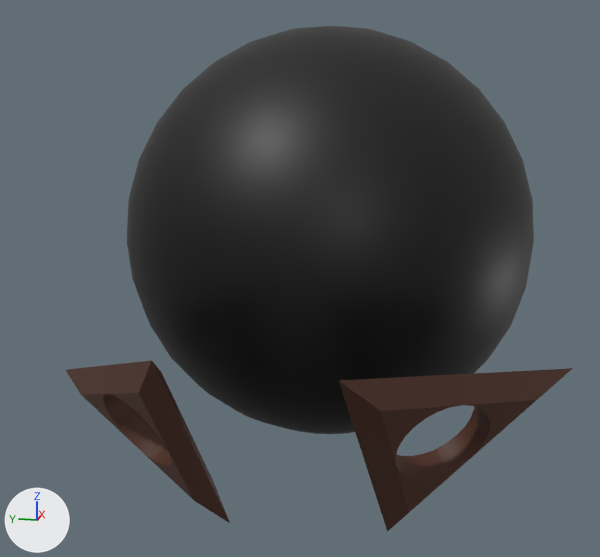
Renders of the Blender file Assets/Prefabs/Enemy/Drone/Drone0/Model/Drone0.blend from each side of a commit.
Before and after are seen from a 50 mm lens placed at (-4.08, -0.67, 0.77), pointed at (-0.27, 0.09, -0.18). The axes (+X, +Y, +Z) are drawn at lower left. The lights are the same throughout.

Names of what the first picture shows: '球', '羽A', '羽B'.
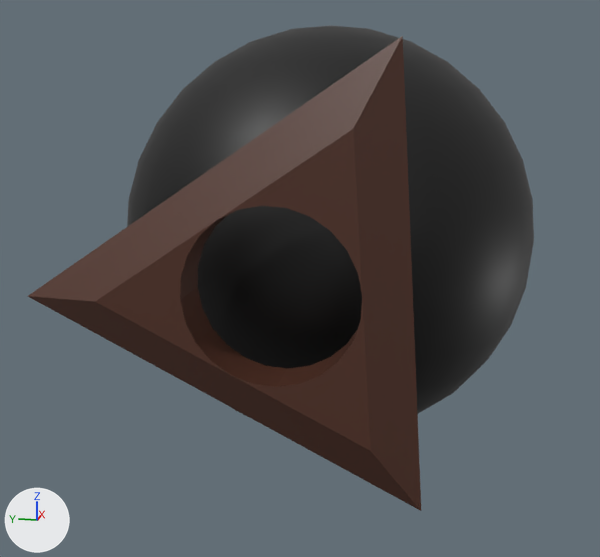
Commit message: Simple design

ob_羽_root is not drawn itself; it is the parent of ob_羽a_root, ob_羽b_root.
ob_羽a_root is not drawn itself; it is the parent of ob_羽a.
ob_プロペラ is not drawn itself; it is the parent of ob_羽_root.

What differs and where, as boxes (x1, y1, x2, y2) in the pictures (600 x 557 px):
```json
{"object": "羽A", "change": "rescaled, turned, moved", "before": [66, 360, 230, 523], "after": [28, 36, 421, 511]}
{"object": "羽B", "change": "deleted", "before": [339, 368, 573, 532], "on screen": "brown"}
```

Edits to the scene script, one JSON object a line:
```json
{"op": "set", "path": "ob_羽a.scale", "old": "(0.6, 0.6, 0.6)", "new": "(1.0, 1.0, 1.0)"}
{"op": "remove", "block": "ob_羽b", "code": ["ob_羽b = bpy.data.objects.new('羽B', me_円_001)", "ob_羽b.parent = ob_羽b_root", "ob_羽b.location = (0.0, 0.0, 0.0)", "ob_羽b.rotation_euler = (0.0, 0.0, 6.213)  # degrees (0, 0, 356)", "ob_羽b.scale = (0.6, 0.6, 0.6)"]}
{"op": "set", "path": "ob_羽_root.rotation_euler", "old": "(0.0, 0.0, 0.0698)", "new": "(0.0, 0.0, 0.0)", "note": "degrees (0, 0, 4) -> degrees (0, 0, 0)"}
{"op": "set", "path": "ob_羽a_root.rotation_euler", "old": "(-0.524, 0.0, 0.0)", "new": "(0.0, 0.0, 0.0)", "note": "degrees (-30, 0, 0) -> degrees (0, 0, 0)"}
{"op": "set", "path": "ob_羽a_root.location", "old": "(0.0, 0.6, 1.2)", "new": "(0.0, 0.0, 1.2)"}
{"op": "set", "path": "ob_プロペラ.rotation_euler", "old": "(0.0, -2.094, 0.0)", "new": "(0.0, -1.571, 0.0)", "note": "degrees (0, -120, 0) -> degrees (0, -90, 0)"}
```
